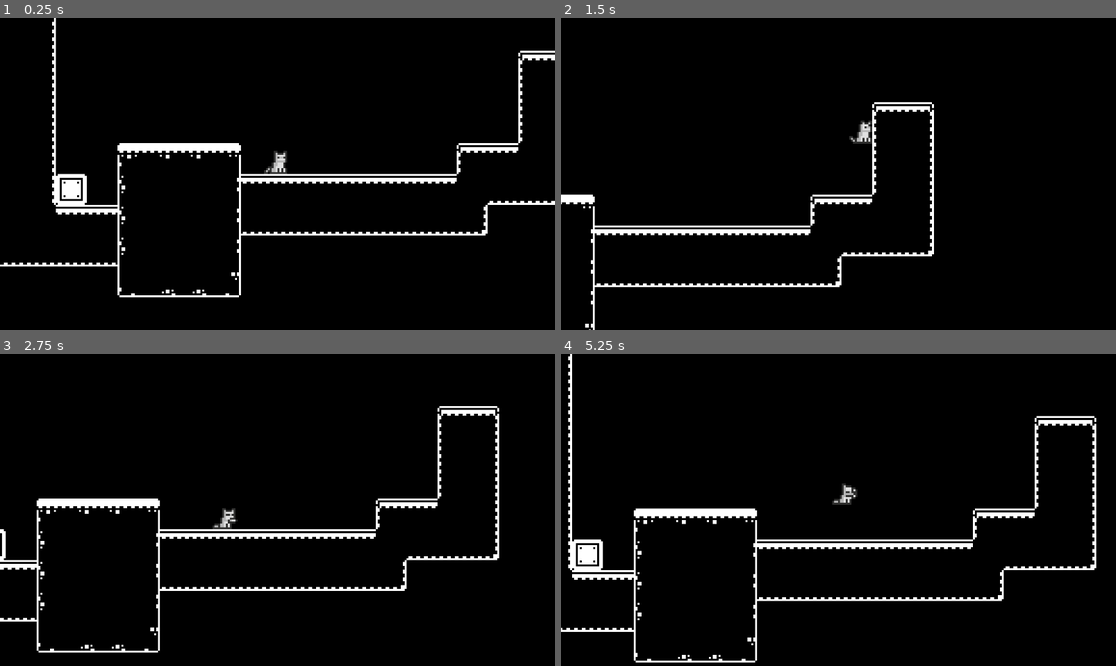
Above: before the commit, frames 1-4 (two rows, left to right).
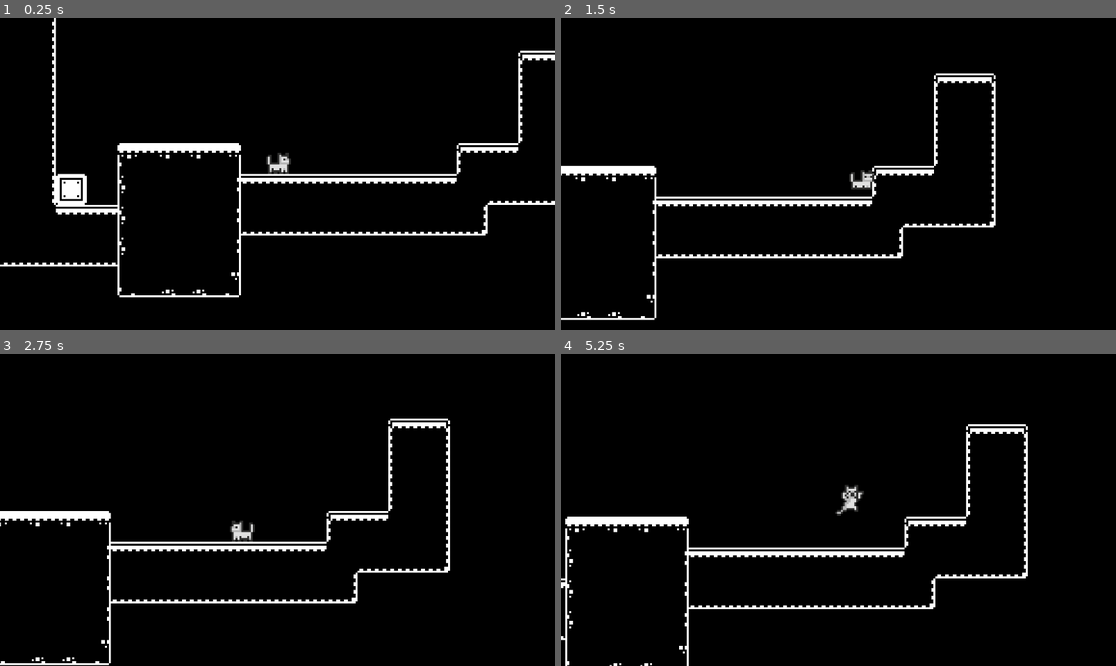
Above: after the commit, the same moments.

Repository: aymeric-devv/pulss-platformer-shooter
Game: Godot game, scene res://scenes/game.tscn
The game is run twice, just before and just after one commit, with the same random seed, the same clock (stepped at 60 frames per second) and the same inputs.
Inputs:
- Up to frame 1 (0.25 s): no input
- Up to frame 2 (1.5 s): tap Enter at 0.5 s; hold D (move_right) from 0.53 s (still down); tap Space (jump) at 0.6, 0.77, 1.07, 1.35 s
- Up to frame 3 (2.75 s): tap Space (jump) at 1.52, 1.82, 2.1 s; release D (move_right) at 2.03 s; hold Q (move_left) from 2.03 s (still down)
- Up to frame 4 (5.25 s): release Q (move_left) at 2.78 s; hold D (move_right) 2.78-4.28 s; tap Space (jump) at 2.85, 3.02, 3.32, 3.6, 3.77, 4.07, 4.35, 4.52, 4.82, 5.1 s; hold Q (move_left) 4.28-5.03 s; hold D (move_right) from 5.03 s (still down)

The runs differ from the first frame. In frame 1, 0.2% of the frame differs, in the area x 47-53%, y 42-50%; in frame 2, 6.7%; in frame 3, 8.2%; in frame 4, 9.3%, in the area x 0-97%, y 0-100%.

Commit message:
Progress to have better player movements

Diff:
--- a/scenes/player.tscn
+++ b/scenes/player.tscn
@@ -119,10 +119,6 @@
 atlas = ExtResource("1_epqn4")
 region = Rect2(0, 64, 32, 32)
 
-[sub_resource type="AtlasTexture" id="AtlasTexture_ig3re"]
-atlas = ExtResource("1_epqn4")
-region = Rect2(0, 256, 32, 32)
-
 [sub_resource type="AtlasTexture" id="AtlasTexture_wro0l"]
 atlas = ExtResource("1_epqn4")
 region = Rect2(32, 256, 32, 32)
@@ -147,6 +143,38 @@
 atlas = ExtResource("1_epqn4")
 region = Rect2(192, 256, 32, 32)
 
+[sub_resource type="AtlasTexture" id="AtlasTexture_crav4"]
+atlas = ExtResource("1_epqn4")
+region = Rect2(0, 160, 32, 32)
+
+[sub_resource type="AtlasTexture" id="AtlasTexture_g4wub"]
+atlas = ExtResource("1_epqn4")
+region = Rect2(32, 160, 32, 32)
+
+[sub_resource type="AtlasTexture" id="AtlasTexture_fkcih"]
+atlas = ExtResource("1_epqn4")
+region = Rect2(64, 160, 32, 32)
+
+[sub_resource type="AtlasTexture" id="AtlasTexture_m5f08"]
+atlas = ExtResource("1_epqn4")
+region = Rect2(96, 160, 32, 32)
+
+[sub_resource type="AtlasTexture" id="AtlasTexture_x6jkw"]
+atlas = ExtResource("1_epqn4")
+region = Rect2(128, 160, 32, 32)
+
+[sub_resource type="AtlasTexture" id="AtlasTexture_h2pk5"]
+atlas = ExtResource("1_epqn4")
+region = Rect2(160, 160, 32, 32)
+
+[sub_resource type="AtlasTexture" id="AtlasTexture_4vxn6"]
+atlas = ExtResource("1_epqn4")
+region = Rect2(192, 160, 32, 32)
+
+[sub_resource type="AtlasTexture" id="AtlasTexture_jsjgc"]
+atlas = ExtResource("1_epqn4")
+region = Rect2(224, 160, 32, 32)
+
 [sub_resource type="AtlasTexture" id="AtlasTexture_dbmbk"]
 atlas = ExtResource("1_epqn4")
 region = Rect2(0, 128, 32, 32)
@@ -178,6 +206,10 @@
 [sub_resource type="AtlasTexture" id="AtlasTexture_odq17"]
 atlas = ExtResource("1_epqn4")
 region = Rect2(224, 128, 32, 32)
+
+[sub_resource type="AtlasTexture" id="AtlasTexture_0auwd"]
+atlas = ExtResource("1_epqn4")
+region = Rect2(0, 128, 32, 32)
 
 [sub_resource type="SpriteFrames" id="SpriteFrames_14gas"]
 animations = [{
@@ -274,19 +306,16 @@
 "speed": 5.0
 }, {
 "frames": [{
-"duration": 1.0,
-"texture": SubResource("AtlasTexture_ig3re")
-}, {
-"duration": 1.0,
+"duration": 1.1,
 "texture": SubResource("AtlasTexture_wro0l")
 }, {
-"duration": 1.0,
+"duration": 1.5,
 "texture": SubResource("AtlasTexture_mxa88")
 }, {
-"duration": 1.0,
+"duration": 0.7,
 "texture": SubResource("AtlasTexture_fps84")
 }, {
-"duration": 1.0,
+"duration": 0.7,
 "texture": SubResource("AtlasTexture_igtwq")
 }, {
 "duration": 1.0,
@@ -297,7 +326,36 @@
 }],
 "loop": true,
 "name": &"jump",
-"speed": 13.0
+"speed": 11.0
+}, {
+"frames": [{
+"duration": 1.0,
+"texture": SubResource("AtlasTexture_crav4")
+}, {
+"duration": 1.0,
+"texture": SubResource("AtlasTexture_g4wub")
+}, {
+"duration": 1.0,
+"texture": SubResource("AtlasTexture_fkcih")
+}, {
+"duration": 1.0,
+"texture": SubResource("AtlasTexture_m5f08")
+}, {
+"duration": 1.0,
+"texture": SubResource("AtlasTexture_x6jkw")
+}, {
+"duration": 1.0,
+"texture": SubResource("AtlasTexture_h2pk5")
+}, {
+"duration": 1.0,
+"texture": SubResource("AtlasTexture_4vxn6")
+}, {
+"duration": 1.0,
+"texture": SubResource("AtlasTexture_jsjgc")
+}],
+"loop": true,
+"name": &"jump2",
+"speed": 5.0
 }, {
 "frames": [{
 "duration": 1.0,
@@ -326,7 +384,15 @@
 }],
 "loop": true,
 "name": &"run",
-"speed": 9.0
+"speed": 14.0
+}, {
+"frames": [{
+"duration": 1.0,
+"texture": SubResource("AtlasTexture_0auwd")
+}],
+"loop": true,
+"name": &"wait",
+"speed": 5.0
 }]
 
 [sub_resource type="CapsuleShape2D" id="CapsuleShape2D_i8k75"]
@@ -341,7 +407,7 @@
 sprite_frames = SubResource("SpriteFrames_14gas")
 animation = &"jump"
 autoplay = "idle"
-frame_progress = 0.850551
+frame_progress = 0.0693142
 
 [node name="CollisionShape2D" type="CollisionShape2D" parent="."]
 position = Vector2(0, -4)
--- a/scripts/player.gd
+++ b/scripts/player.gd
@@ -1,56 +1,61 @@
 extends CharacterBody2D
 
-# Movement parameters
-const MAX_SPEED = 150.0  # Maximum horizontal speed of the character
-const ACCELERATION = 1500.0  # Normal acceleration rate
-const RAPID_ACCELERATION = 8000.0  # Acceleration rate when rapidly changing direction
-const GROUND_DECELERATION = 3000.0  # Normal deceleration rate
-const RAPID_DECELERATION = 8000.0  # Deceleration rate when rapidly changing direction
-const AIR_DECELERATION = 100.0  # Deceleration rate when in the air
-const JUMP_FORCE = 350.0  # The force applied when jumping
-const GRAVITY = 2000.0  # Gravity force applied each frame
-const JUMP_BUFFER_TIME = 0.1  # Time window for the jump buffer (in seconds)
+@export var max_speed : int = 100
+@export var gravity : float = 20
+@export var jump_force : int = 225
+@export var acceleration : int = 150
+@export var jump_buffer_time : int  = 15
+@export var cayote_time : int = 15
 
-var jump_buffer_timer = 0.0  # Timer for the jump buffer duration
-var last_input_direction = 0  # Stores the last horizontal input direction
+@onready var animated_sprite: AnimatedSprite2D = $AnimatedSprite2D
 
-func _physics_process(delta):
-	# Update the jump buffer timer
-	if jump_buffer_timer > 0:
-		jump_buffer_timer -= delta
+var jump_buffer_counter : int = 0
+var cayote_counter : int = 0
+var requested_animation = "idle"
+var player_state = "idle"
 
-	# Horizontal Movement Input
-	var input_direction = Input.get_action_strength("move_right") - Input.get_action_strength("move_left")
+func _physics_process(_delta):
+	if not is_on_floor():
+		if cayote_counter > 0:
+			cayote_counter -= 1
+		velocity.y += gravity
+		if velocity.y > 2000:
+			velocity.y = 2000
 
-	# Rapid Direction Change Detection
-	var is_rapid_change = input_direction != 0 and sign(input_direction) != sign(last_input_direction)
-	last_input_direction = input_direction if input_direction != 0 else last_input_direction
+	if Input.is_action_pressed("move_right"): #Go right
+		velocity.x += acceleration
+		if player_state != "jumping":
+			requested_animation = "run"
+		animated_sprite.flip_h = false
+	elif Input.is_action_pressed("move_left"): #Go left
+		velocity.x -= acceleration
+		if player_state != "jumping":
+			requested_animation = "run"
+		animated_sprite.flip_h = true
+	else: #No movements
+		velocity.x = lerp(velocity.x,0.0,0.2)
+		if player_state != "jumping":
+			requested_animation = "wait" #TO DO : Set idle after 2s and sleeping after 7s
 
-	# Horizontal Movement Logic
-	if input_direction != 0:
-		# Apply rapid acceleration if changing direction quickly, otherwise normal acceleration
-		var acceleration =  RAPID_ACCELERATION if is_rapid_change else ACCELERATION
-		velocity.x += acceleration * input_direction * delta
-		velocity.x = clamp(velocity.x, -MAX_SPEED, MAX_SPEED)
-	elif velocity.x != 0:
-		# Apply rapid deceleration if changing direction quickly, otherwise normal or air deceleration
-		var decel = RAPID_DECELERATION if is_rapid_change else ( GROUND_DECELERATION if is_on_floor() else AIR_DECELERATION)
-		decel *= delta
-		velocity.x -= decel * sign(velocity.x)
-		if abs(velocity.x) <= decel:
-			velocity.x = 0
+	velocity.x = clamp(velocity.x, -max_speed, max_speed)
 
-	# Jump Input Handling
+	if is_on_floor():
+		cayote_counter = cayote_time
+		player_state = "nothing"
+
 	if Input.is_action_just_pressed("jump"):
-		jump_buffer_timer = JUMP_BUFFER_TIME
+		jump_buffer_counter = jump_buffer_time
 
-	# Jumping Logic
-	if jump_buffer_timer > 0 and is_on_floor():
-		velocity.y = -JUMP_FORCE
-		jump_buffer_timer = 0
+	if jump_buffer_counter > 0:
+		jump_buffer_counter -= 1
 
-	# Gravity Application
-	velocity.y += GRAVITY * delta
+	if jump_buffer_counter > 0 and cayote_counter > 0: #Jump
+		player_state = "jumping"
+		requested_animation = "jump"
+		velocity.y = -jump_force
+		jump_buffer_counter = 0
+		cayote_counter = 0
 
-	# Character Movement
+
+	animated_sprite.play(requested_animation)
 	move_and_slide()
Not shown: 1 places in scenes/player.tscn that only renumber resources
